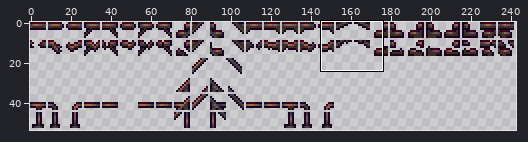
Sprite sheet, stored at Tiles/Ashen/Catwalk.png. Above, an overview of the earlier version with the close-up marked.
Close-up. Old version:
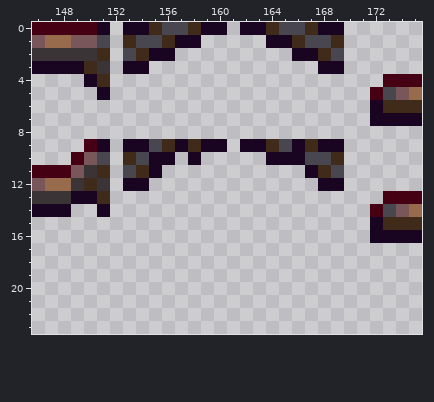
The file is 486x108 pixels, drawn in blocks of 2x2; one block is one cell here. Shown: x 146..175, y 0..23.
After the commit:
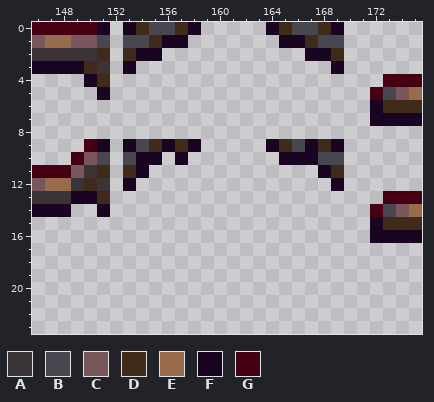
Palette (. is transparent): A #3b3436  B #48464f  C #785659  D #402b1b  E #976b4b  F #190421  G #460013
From the commit log: brought in "under first stairs" frames a little
Changes in this commit:
y 0: x 154..155 FD -> DB; x 157..160 BDFF -> DF..; x 162..165 FFDB -> ..FD; x 167..168 DF -> BD
y 1: x 153 D -> B; x 155..156 BD -> DF; x 158 F -> .; x 164 F -> .; x 166..167 DB -> FD; x 169 D -> B
y 2: x 153..154 BD -> DF; x 156 F -> .; x 166 F -> .; x 168..169 DB -> FD
y 3: x 154 F -> .; x 168 F -> .
y 9: x 154..160 FBDFDFF -> BDFDF..; x 162..168 FFDBFDF -> ..FDBFD
y 10: x 153..154 DB -> BF; x 156..158 F.F -> .F.; x 164 F -> .; x 167 B -> F; x 169 D -> B
y 11: x 153..155 BDF -> DF.; x 167..169 FDB -> .FD
y 12: x 154 F -> .; x 168 F -> .
